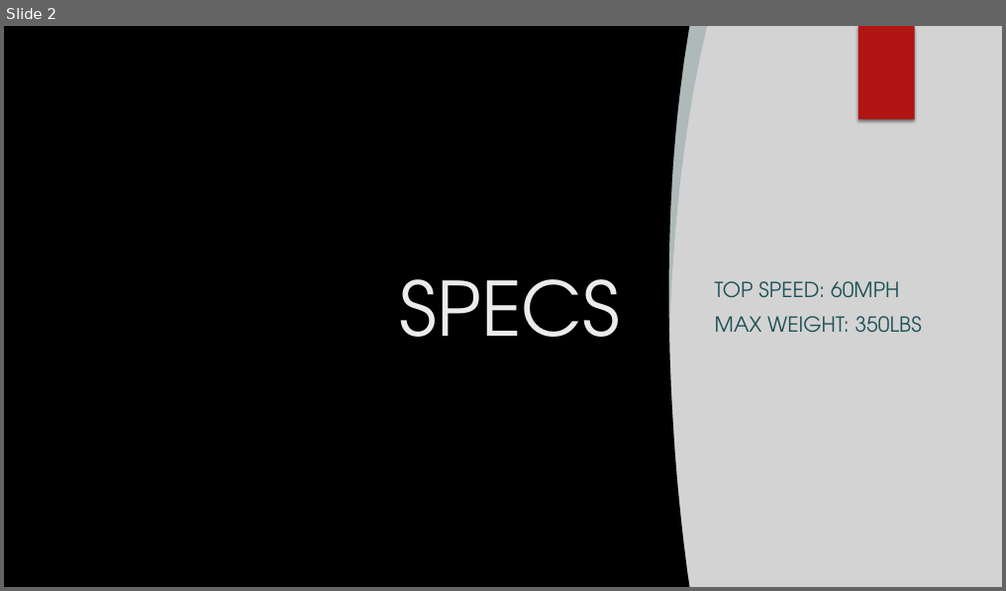
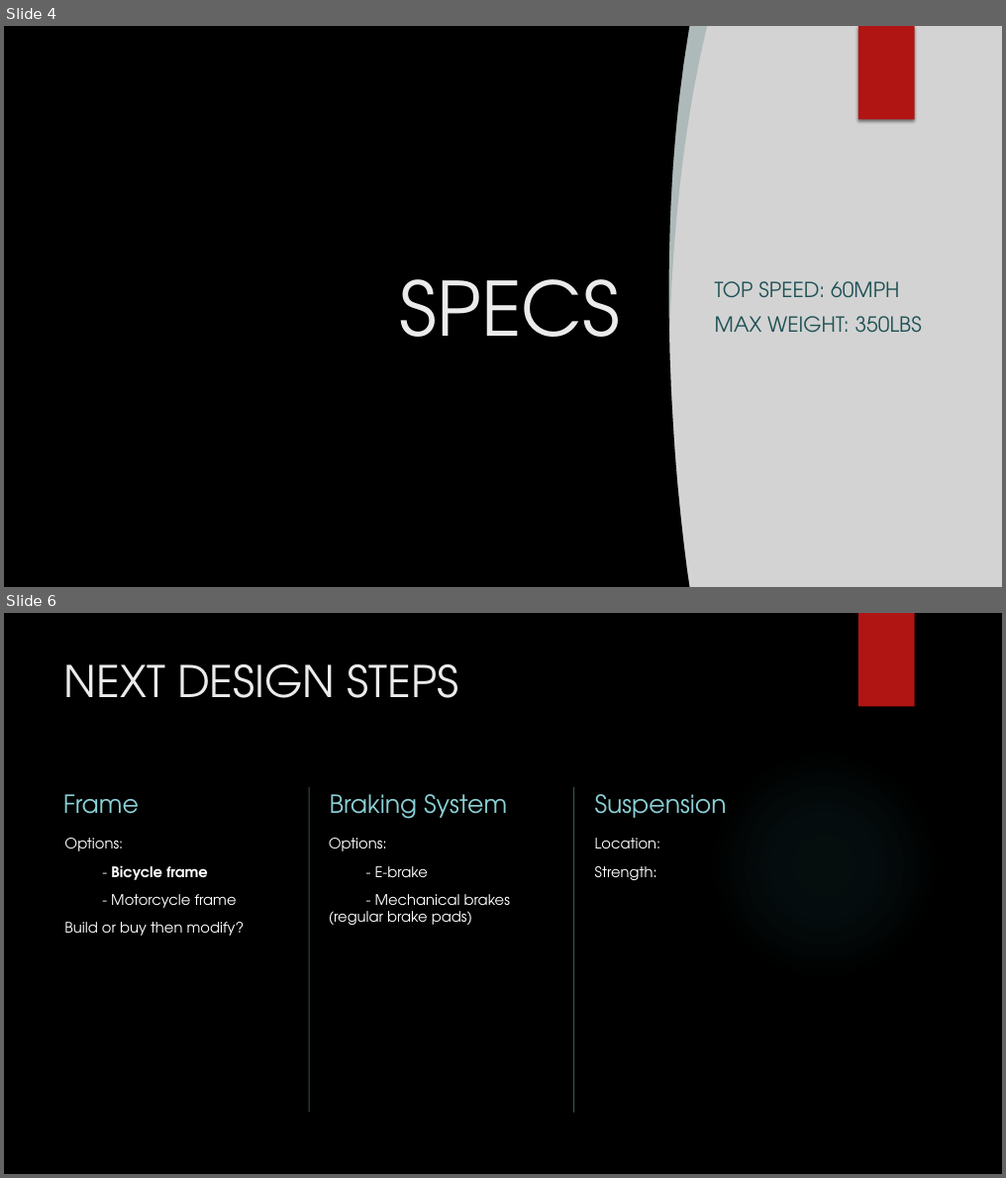
Before and after one commit to dangelicer/electric-bike, a slide deck: E-bike Proposal.pptx. Shown one above the other, each under a label of ours: slide 2 before the commit, slides 4 and 6 after it; the slides between them are not shown. The pictures are 1006x591 and 1006x1178 pixels, drawn with LibreOffice and Linux fonts; fonts in the diff are those of the drawing; grey boxes stand for pictures; background and template pictures are left out. Boxes give left, top, right and bottom in pixels: in the first picture for what was removed or moved away, otherwise in the second. Text is boxed around its words. In the diff, an @@ line names an element or a change of style, - is before the commit and + after.

```diff
--- a/E-bike Proposal.pptx
+++ b/E-bike Proposal.pptx
@@ slide 6 added at bbox=[4, 613, 1002, 1174], background picture (left out) @@
@@ rectangle added at bbox=[858, 613, 915, 707], fill #B01513 @@
@@ title added at bbox=[64, 664, 458, 698], 42 pt, text #EBEBEB @@
+NEXT DESIGN STEPS
@@ ellipse added at bbox=[709, 750, 939, 980], fill gradient #50B9C1 @@
@@ line added from (309, 787) to (309, 1112), #8AD0D6 1 pt @@
@@ line added from (573, 787) to (573, 1112), #8AD0D6 1 pt @@
@@ text added at bbox=[63, 794, 139, 814], 24 pt, text #8AD0D6 @@
+Frame
@@ text added at bbox=[330, 794, 507, 819], 24 pt, text #8AD0D6 @@
+Braking System
@@ text added at bbox=[595, 794, 727, 818], 24 pt, text #8AD0D6 @@
+Suspension
@@ text added at bbox=[64, 838, 245, 936], 14 pt, text #FFFFFF @@
+Options:
+- Bicycle frame
+- Motorcycle frame
+Build or buy then modify?
@@ text added at bbox=[329, 838, 510, 925], 14 pt, text #FFFFFF @@
+Options:
+- E-brake
+- Mechanical brakes (regular brake pads)
@@ text added at bbox=[595, 838, 661, 880], 14 pt, text #FFFFFF @@
+Location:
+Strength:
@@ what was slide 2 is now slide 4 @@
```
Also in this commit, not shown: 3 slides changed, 2 other slides added.
